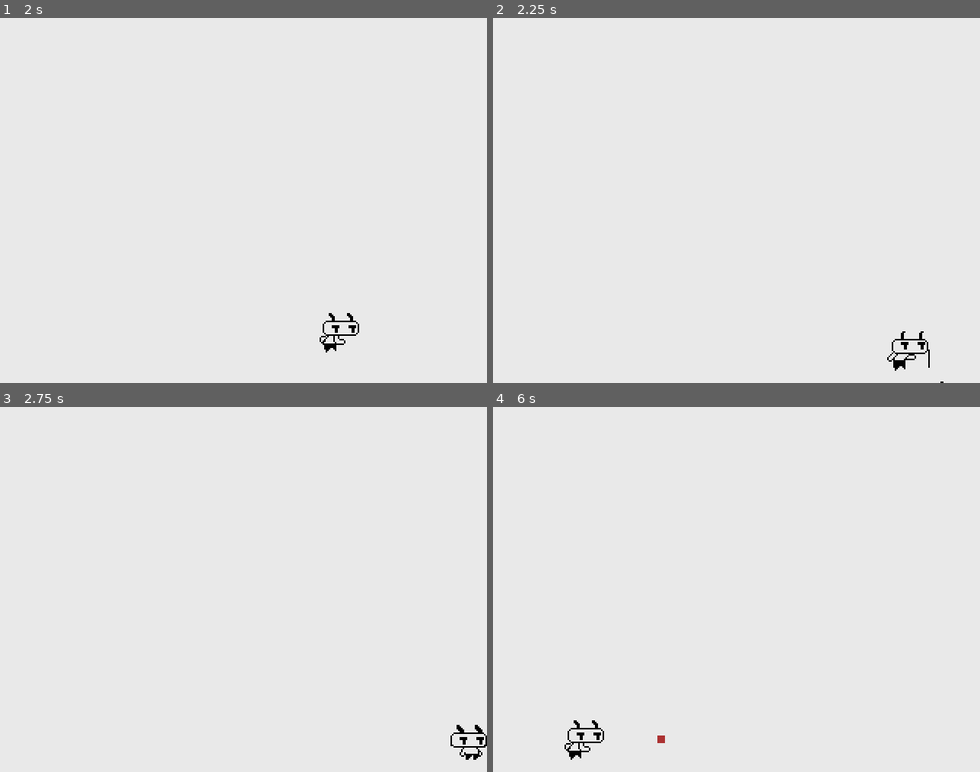
Above: before the commit, frames 1-4 (two rows, left to right).
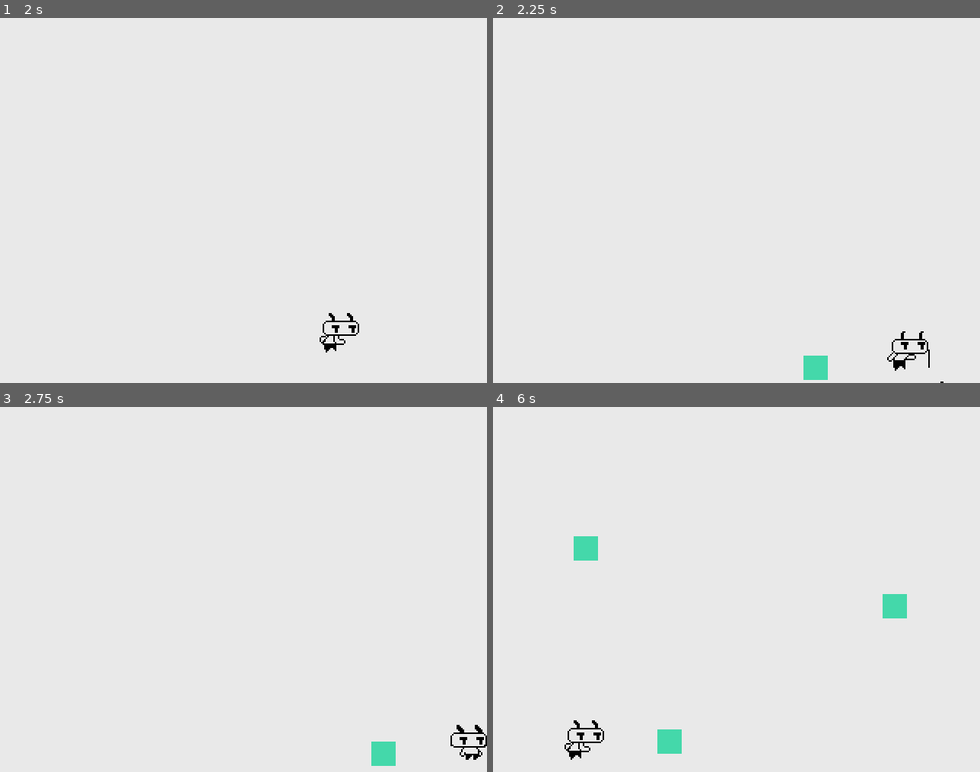
Above: after the commit, the same moments.

Repository: dead-rabbit-studio/hell-scout
Game: Godot game, scene res://main_game.tscn
Same seed, same stepped clock (60 frames per second), same inputs: the game is played once before the commit and once after it.
Inputs:
- Up to frame 1 (2 s): hold Right (move_right) 0.53-1.28 s; hold Space (attack) 0.53-1.28 s; hold Down (move_down) from 1.28 s (still down); tap Space (attack) at 1.35 s
- Up to frame 2 (2.25 s): release Down (move_down) at 2.03 s; hold Right (move_right) from 2.03 s (still down); hold Space (attack) from 2.03 s (still down)
- Up to frame 3 (2.75 s): keep holding Right (move_right); keep holding Space (attack)
- Up to frame 4 (6 s): release Right (move_right) at 2.78 s; release Space (attack) at 2.78 s; hold Up (move_up) 2.78-3.53 s; tap Space (attack) at 2.85, 4.35, 5.85 s; hold Space (attack) 3.53-4.28 s; hold Left (move_left) 3.53-5.03 s; hold Down (move_down) 5.03-5.78 s; hold Space (attack) 5.03-5.78 s; hold Right (move_right) from 5.78 s (still down)

Frame 1 is identical in both runs. In frame 2, 0.3% of the frame differs, in the area x 63-69%, y 92-100%; in frame 3, 0.3%; in frame 4, 1.0%, in the area x 16-85%, y 35-95%.
Error before the commit: Invalid access to property or key 'player_was_hit' on a base object of type 'CharacterBody2D (Creeper)'. (res://levels/Level.gd:27)

Commit message:
feat: handle on level finish

Diff:
--- a/levels/Level.gd
+++ b/levels/Level.gd
@@ -1,14 +1,14 @@
 extends Node2D
 
+signal level_status_change(int)
+
 @onready var player: Player = $Player
+@onready var mob_spawner: Timer = $MobSpawner
+
 var CreeperClass = preload('res://npcs/creeper/creeper.tscn')
 
 func _ready() -> void:
 	player.health.depleted.connect(_on_player_health_depleted)
-
-func _on_creeper_player_was_hit(damage: float) -> void:
-	print_debug("player took a hit: "  + str(damage))
-	player.health.damage(damage)
 
 func _on_gun_gun_was_fired(bullet: RigidBody2D) -> void:
 	add_child(bullet)
@@ -18,13 +18,23 @@
 	_spawn_creeper()
 
 func _on_player_health_depleted() -> void:
-	print_debug("game over")
+	_game_over()
+
+func _kill_all_mobs():
+	for child in self.get_children():
+		if child.has_method("die"):
+			child.die()
+
+func _game_over() -> void:
+	print_debug("level finished")
+	level_status_change.emit(LevelStatus.LOST)
+	mob_spawner.stop()
+	_kill_all_mobs()
 
 func _spawn_creeper() -> void:
 	var creeper: Creeper = CreeperClass.instantiate()
 	creeper.position = _get_spawn_position_inside_area(player.global_position, 50)
 	player.player_position_update.connect(creeper._on_player_player_position_update)
-	creeper.player_was_hit.connect(_on_creeper_player_was_hit)
 	add_child(creeper)
 
 func _get_spawn_position_inside_area(center_of_area:Vector2, radius: float) -> Vector2:
--- /dev/null
+++ b/levels/LevelStatus.gd
@@ -0,0 +1,6 @@
+class_name LevelStatus
+enum {
+	RUNNING,
+	COMPLETED,
+	LOST
+}
--- a/main_game.tscn
+++ b/main_game.tscn
@@ -7,8 +7,18 @@
 [sub_resource type="GDScript" id="GDScript_36clq"]
 script/source = "extends Node2D
 
+@onready var gameOverLabel:Label = $GUI/GameOverLabel
+
+func on_game_over():
+	gameOverLabel.visible = true
+
 func _on_gun_gun_was_fired(bullet: Node2D) -> void:
 	add_child(bullet)
+
+
+func _on_level_level_status_change(levelStatus: int) -> void:
+	if(levelStatus == LevelStatus.LOST):
+		on_game_over()
 "
 
 [sub_resource type="PhysicsMaterial" id="PhysicsMaterial_d1161"]
@@ -18,6 +28,9 @@
 
 [sub_resource type="RectangleShape2D" id="RectangleShape2D_dj024"]
 size = Vector2(20, 666.5)
+
+[sub_resource type="LabelSettings" id="LabelSettings_kfjol"]
+font_color = Color(0.133333, 0.133333, 0.133333, 1)
 
 [node name="Main Game" type="Node2D"]
 script = SubResource("GDScript_36clq")
@@ -68,6 +81,23 @@
 [node name="MobSpawner" type="Timer" parent="Level"]
 autostart = true
 
+[node name="GUI" type="Control" parent="."]
+layout_mode = 3
+anchors_preset = 0
+offset_right = 40.0
+offset_bottom = 40.0
+
+[node name="GameOverLabel" type="Label" parent="GUI"]
+visible = false
+layout_mode = 0
+offset_left = 529.0
+offset_top = 309.0
+offset_right = 621.0
+offset_bottom = 335.0
+text = "GAME OVER"
+label_settings = SubResource("LabelSettings_kfjol")
+
+[connection signal="level_status_change" from="Level" to="." method="_on_level_level_status_change"]
 [connection signal="changed_direction" from="Level/Player" to="Level/Player/Gun" method="_on_player_changed_direction"]
 [connection signal="gun_was_fired" from="Level/Player/Gun" to="Level" method="_on_gun_gun_was_fired"]
 [connection signal="timeout" from="Level/MobSpawner" to="Level" method="_on_mob_spawner_timeout"]
Not shown: 1 places in main_game.tscn that only renumber resources
